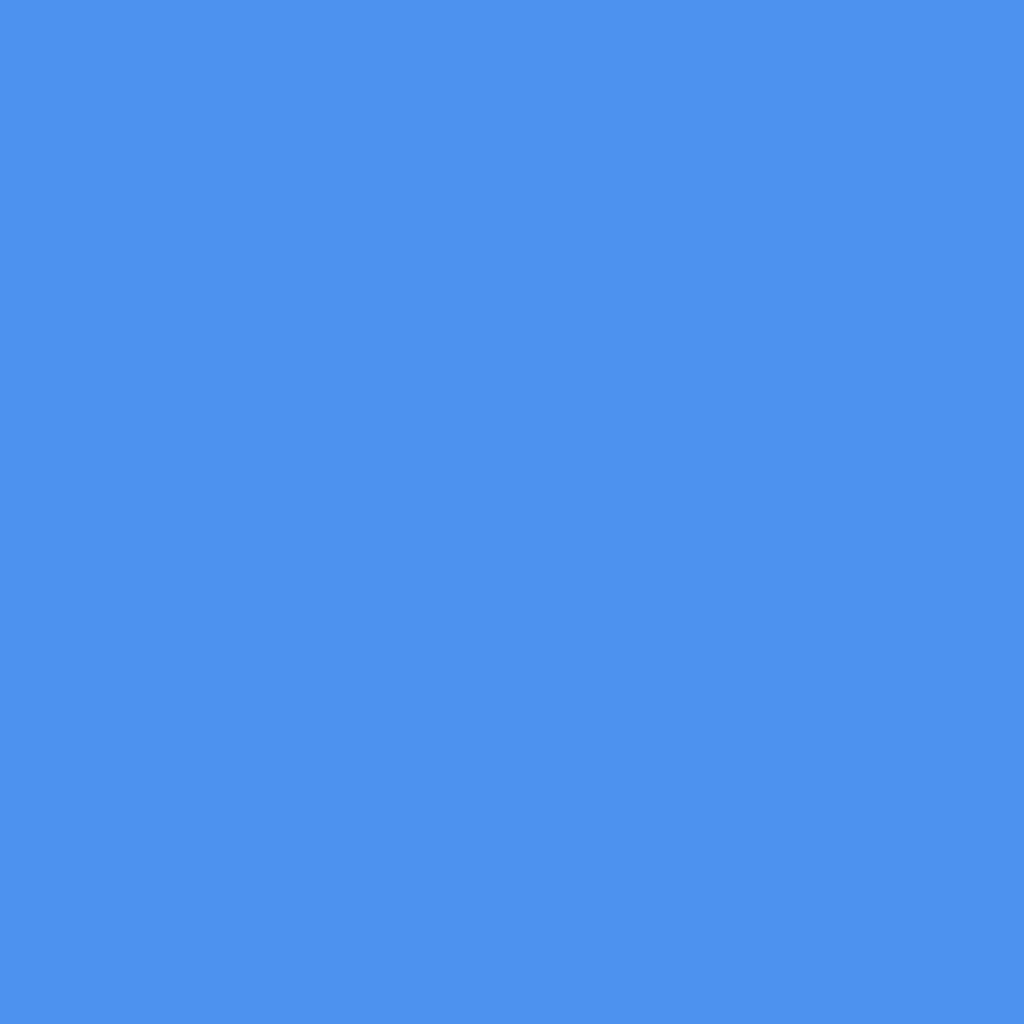
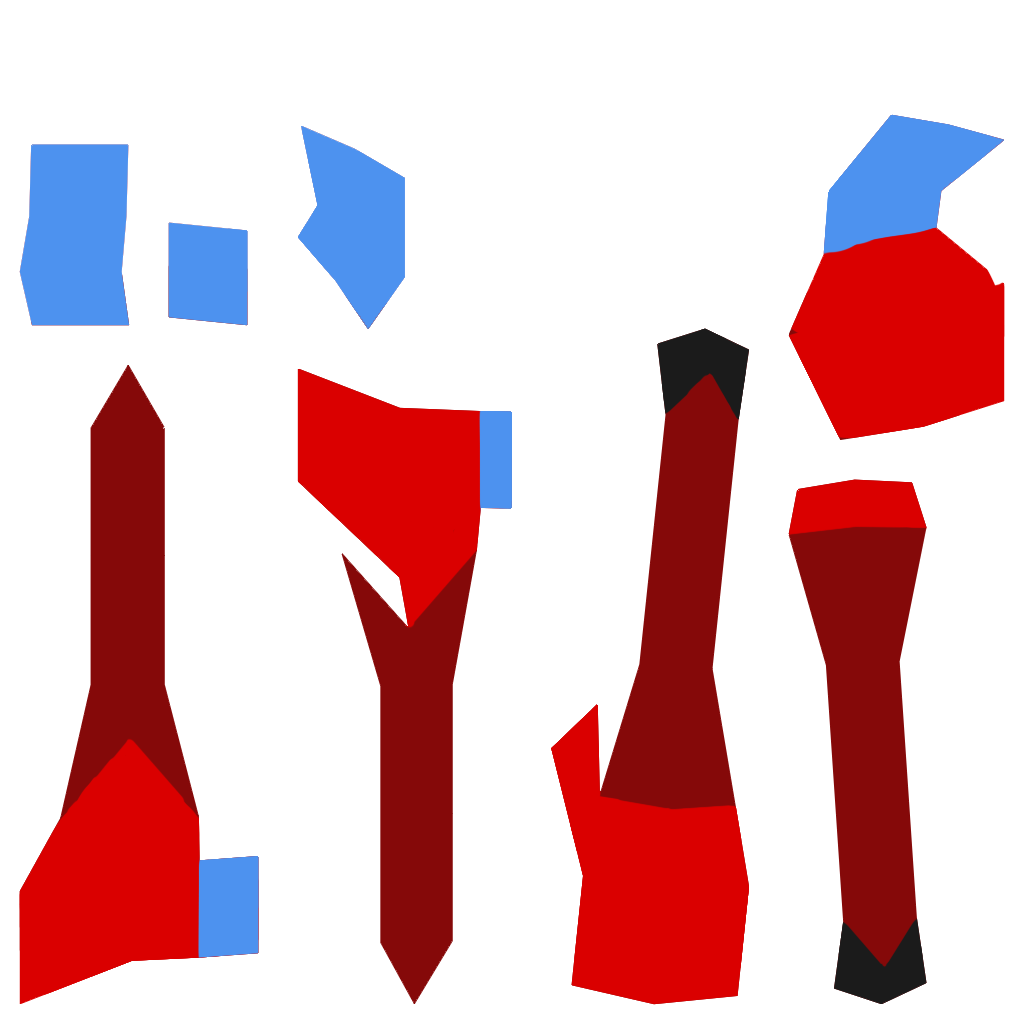
Comparing the layer stacks of the two w=1024, h=1024 images. Changes:
removed layer "Layer 2" over [0, 0, 1024, 1024]
added layer "blue" above "red" over [19, 114, 1004, 958]
added layer "red" above "black" over [19, 114, 1005, 1005]
added layer "black" above "dark red" over [657, 328, 927, 1004]
added layer "dark red" over [19, 263, 960, 1005]
